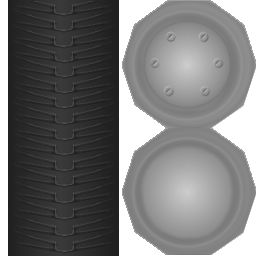
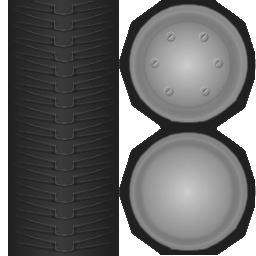
Two versions of the same layered image (256 × 256). Layer-by-layer changes:
added layer "Pneu" above "enjoliveurs" over [119, 0, 255, 255]
